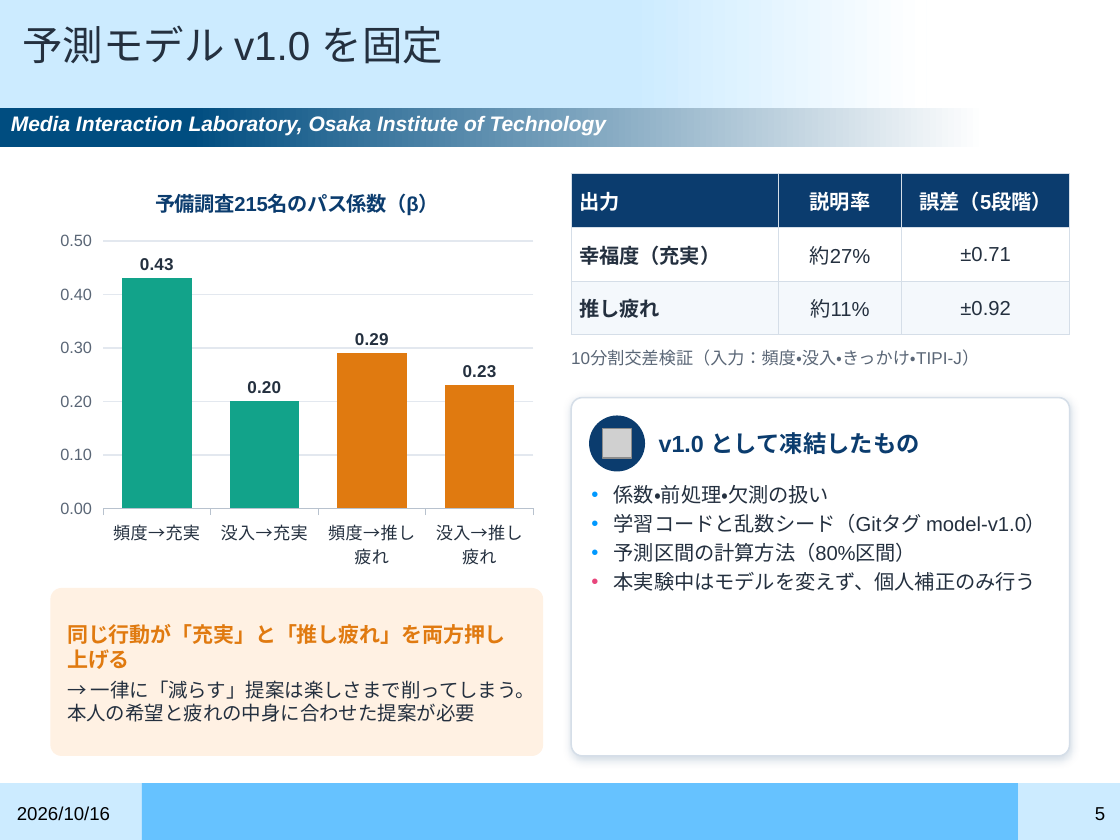
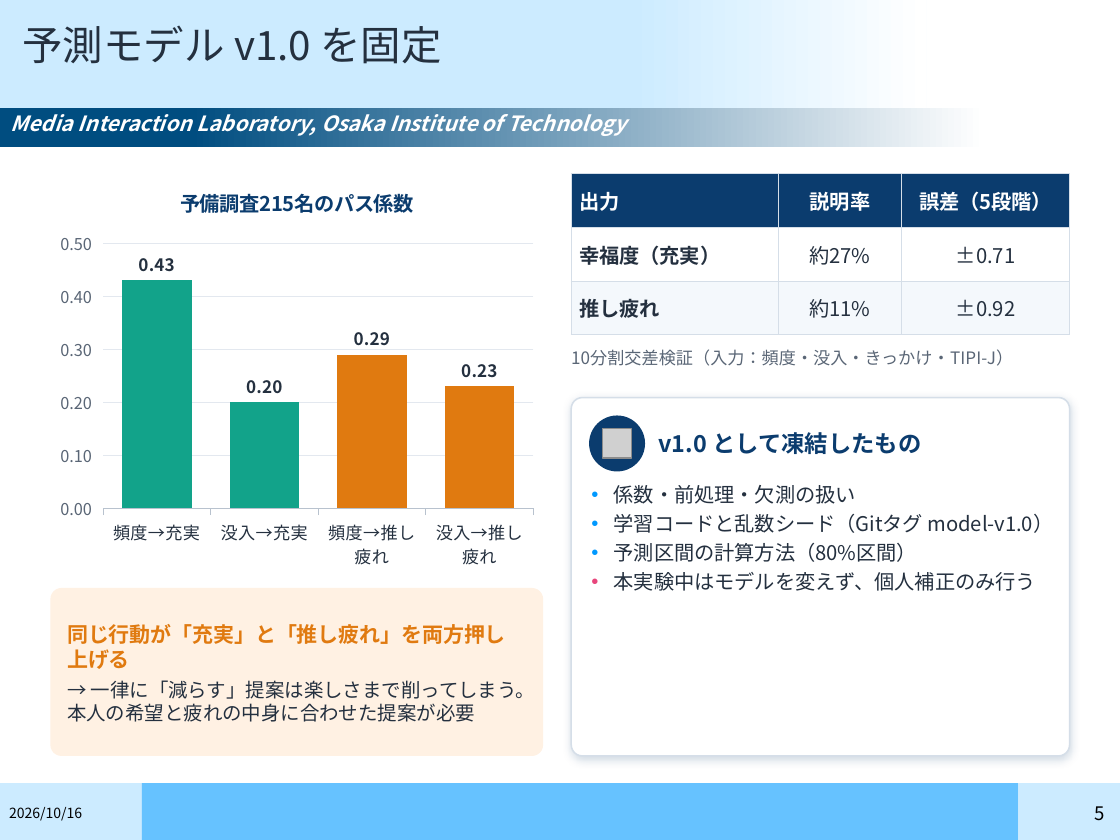
Before and after one commit to gen3121/semonster, a slide deck: slide 5 of research-materials/slides/01_進捗報告①_20261016_OshiFit_v2設計.pptx. Drawn at 1120x840 pixels with LibreOffice and Linux fonts; fonts in the diff are those of the drawing; grey boxes stand for pictures; background and template pictures are left out. Boxes give left, top, right and bottom in pixels: in the first picture for what was removed or moved away, otherwise in the second. Text is boxed around its words. In the diff, an @@ line names an element or a change of style, - is before the commit and + after.

```diff
--- a/research-materials/slides/01_進捗報告①_20261016_OshiFit_v2設計.pptx
+++ b/research-materials/slides/01_進捗報告①_20261016_OshiFit_v2設計.pptx
@@ font Arial to Noto Sans CJK JP in 6 elements at (x1=22, y1=26, x2=441, y2=64), (x1=1095, y1=806, x2=1105, y2=821), (x1=571, y1=349, x2=1013, y2=366), (x1=659, y1=432, x2=921, y2=454), (x1=614, y1=485, x2=1053, y2=591), (x1=11, y1=114, x2=626, y2=136) @@
@@ column chart at (x1=50, y1=168, x2=543, y2=577) @@
@@ title "予備調査215名のパス係数（β）" to "予備調査215名のパス係数" @@
@@ data labels of Series 1 changed @@
@@ category axis changed @@
@@ value axis changed @@
@@ lettering changed @@
@@ table at (x1=571, y1=174, x2=1070, y2=335) @@
@@ font Arial to Noto Sans CJK JP @@
@@ text "2026/10/16" at (x1=9, y1=807, x2=82, y2=821): size 12 to 9 pt, font Arial to Noto Sans CJK JP @@
```
Also in this commit, not shown: 12 other slides changed, 33 other files.
